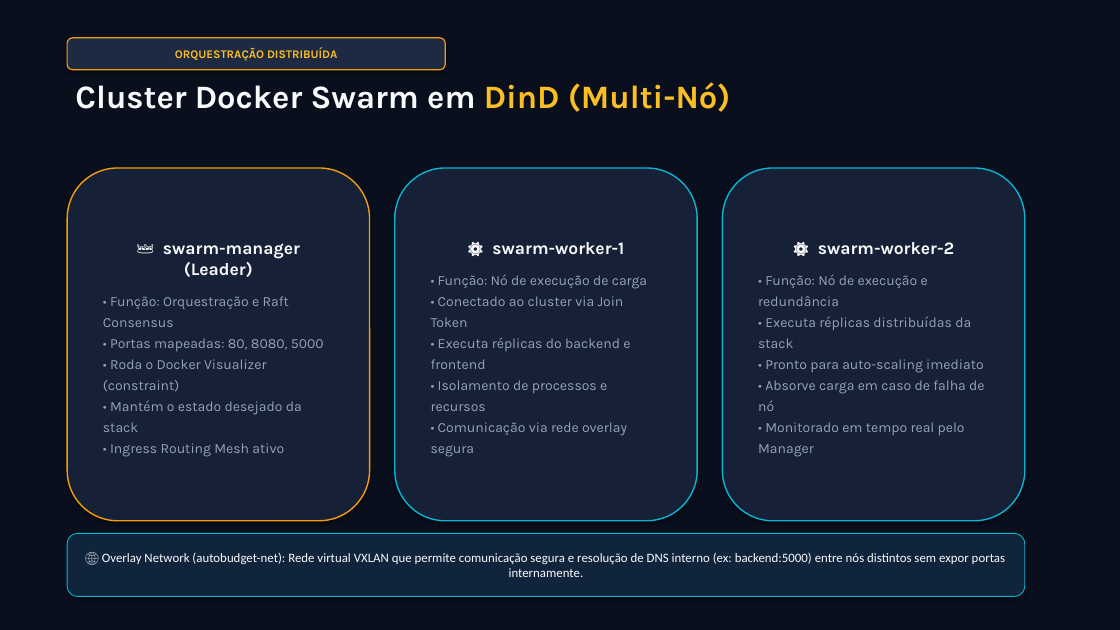
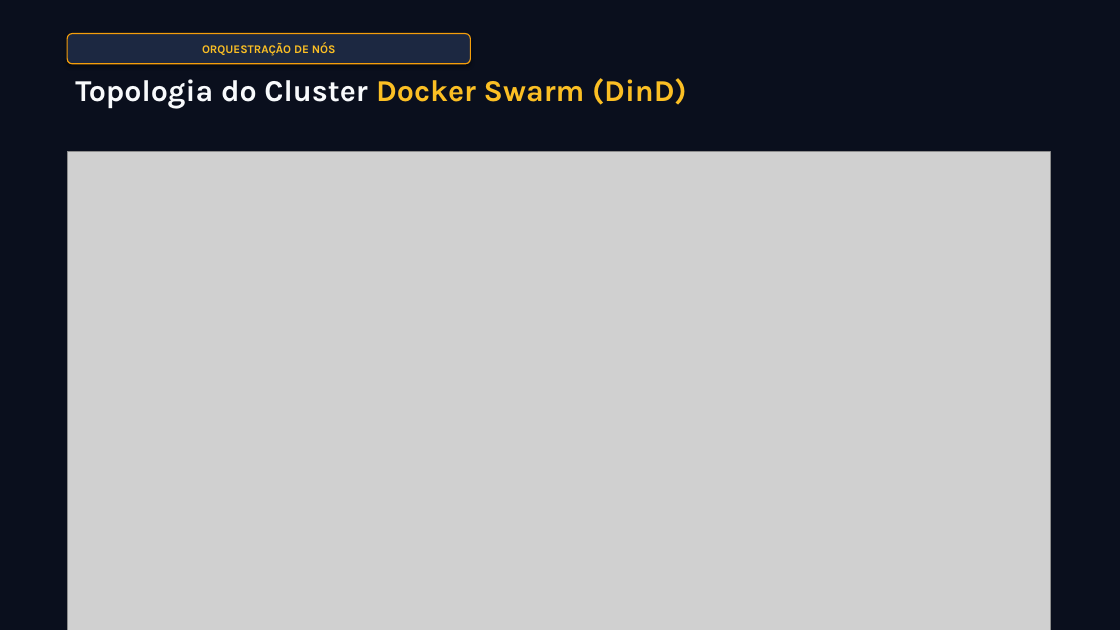
Before and after one commit to KaykyMatos845/auto-repair-budget-agent, a slide deck: slide 5 of Apresentacao_AutoBudget_AI.pptx. Drawn at 1120x630 pixels with LibreOffice and Linux fonts; fonts in the diff are those of the drawing; grey boxes stand for pictures. Boxes give left, top, right and bottom in pixels: in the first picture for what was removed or moved away, otherwise in the second. Text is boxed around its words. In the diff, an @@ line names an element or a change of style, - is before the commit and + after.

Commit message:
feat: apresentacao visual-first com fotos reais, diagrama de cluster e menos texto

```diff
--- a/Apresentacao_AutoBudget_AI.pptx
+++ b/Apresentacao_AutoBudget_AI.pptx
@@ rounded rectangle "ORQUESTRAÇÃO DE NÓS": place and size @@
-rounded rectangle "ORQUESTRAÇÃO DE NÓS" at <box>67,38,445,70</box>
+rounded rectangle "ORQUESTRAÇÃO DE NÓS" at <box>67,34,471,64</box>
@@ rounded rectangle "ORQUESTRAÇÃO DE NÓS" at <box>67,34,471,64</box>: fill #1E2A44 to #1C2841 @@
@@ text in rounded rectangle at <box>202,42,336,56</box>: text changed @@
-ORQUESTRAÇÃO DISTRIBUÍDA
+ORQUESTRAÇÃO DE NÓS
@@ text at <box>75,78,687,109</box>: text changed; size 28 to 26 pt @@
-Cluster Docker Swarm em DinD (Multi-Nó)
+Topologia do Cluster Docker Swarm (DinD)
@@ rounded rectangle removed at <box>67,168,370,521</box> @@
-👑 swarm-manager (Leader)
-• Função: Orquestração e Raft Consensus
-• Portas mapeadas: 80, 8080, 5000
-• Roda o Docker Visualizer (constraint)
-• Mantém o estado desejado da stack
-• Ingress Routing Mesh ativo
@@ picture added at <box>67,151,1050,630</box> @@
@@ rounded rectangle removed at <box>395,168,697,521</box> @@
-⚙️ swarm-worker-1
-• Função: Nó de execução de carga
-• Conectado ao cluster via Join Token
-• Executa réplicas do backend e frontend
-• Isolamento de processos e recursos
-• Comunicação via rede overlay segura
@@ rounded rectangle removed at <box>723,168,1025,521</box> @@
-⚙️ swarm-worker-2
-• Função: Nó de execução e redundância
-• Executa réplicas distribuídas da stack
-• Pronto para auto-scaling imediato
-• Absorve carga em caso de falha de nó
-• Monitorado em tempo real pelo Manager
@@ rounded rectangle removed at <box>67,534,1025,597</box> @@
-🌐 Overlay Network (autobudget-net): Rede virtual VXLAN que permite comunicação segura e resolução de DNS interno (ex: backend:5000) entre nós distintos sem expor portas internamente.
```
Also in this commit, not shown: 8 other slides changed, 3 slides added, 3 slides removed, 6 other files.
